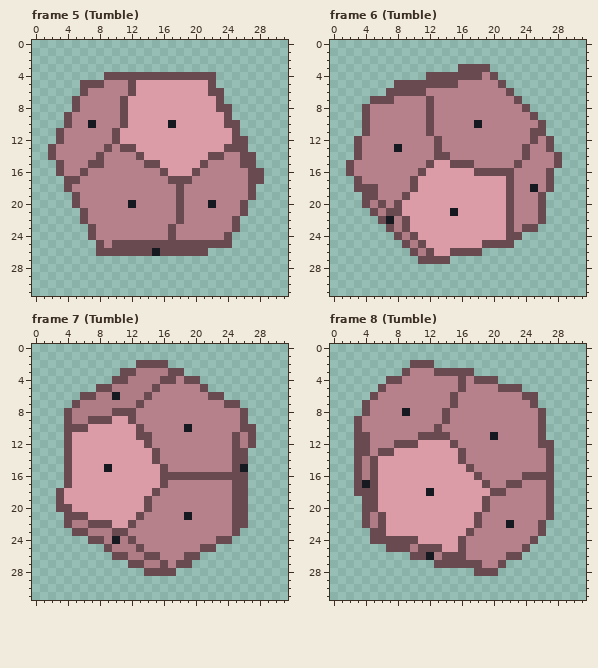
A pixel-art file gets an edit: assets/source/aseprite/rolls/d12.aseprite. The picture above was drawn from the file before the commit.
32x32 pixels, 24 frames. Colours within 5 levels of each other are drawn and written as one. Shown: frame 5 (Tumble), frame 6 (Tumble), frame 7 (Tumble), frame 8 (Tumble). The commit also changed other frames, which this record leaves out.
Once edited:
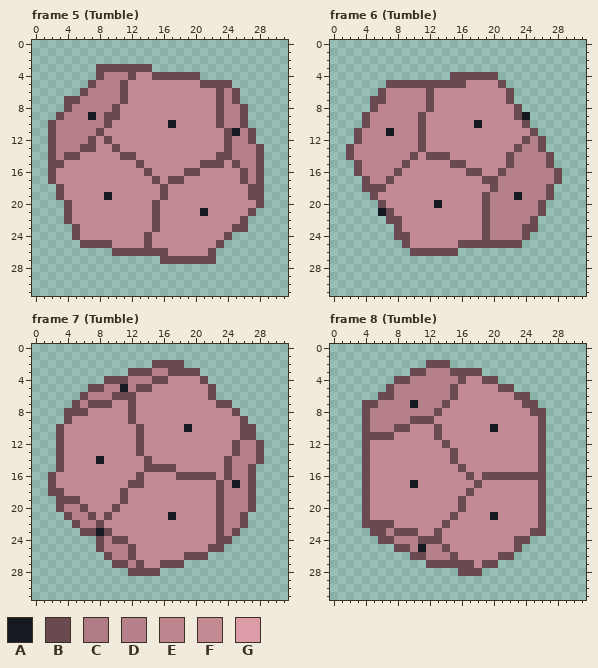
Palette (. is transparent): A #171921  B #694a50  C #af7c85  D #b6818a  E #bd868f  F #c38a94  G #dc9ca7
Edits made:
Changed rows in their new state; - is an unchanged pixel.
Frame 5 (Tumble):
first column x 2:
 3 ------BBBBBBB--------------
 4 ------BDDD-FF------..------
 5 ----.-D--BFFFFFFFFFB-BB----
 6 ---------BFFFFFFFFFFF-DB---
 7 --B-------FFFFFFFFFFF-DB---
 8 --BD----BFFFFFFFFFFFF-DDB--
 9 -BD--A-BBFFFFFFFFFFFFBDDB--
10 BDD--D-BFFFFFFF-FFFFFBDDB--
11 BD----BFFFFFFFFFFFFFFFBADB-
12 BD---BFBFFFFFFFFFFFFFFBDDB-
13 ----BBFFBFFFFFFFFFFFFF-DDDB
14 --BBFFFFFBBFFFFFFFFFF-B-DDB
15 B-FFFFFFFFFBFFFFFFF-BBFBDDB
16 BFFFFFFFFFFFBFFFFB-FFFFFBD-
17 BFFFFFFFFFFFFBF--FFFFFFFBD-
18 -BFFFFFFFFFFFFBFFFFFFFFFF-B
19 -BFFFFFAFFFFFFBFFFFFFFFFF-B
20 --BFFFFFFFFFFBFFFFFFFFFFFFB
21 --BFFFFFFFFFFBFFFFFAFFFFFB-
22 --BFFFFFFFFFFBFFFFFFFFFFB--
23 ---BFFFFFFFFFBFFFFFFFFF-B--
24 ---BFFFFFFFFBFFFFFFFFF-----
25 ----BB-BFFFF-FFFFFFFF-.----
26 ------..-----B-FFFFFB------
27 --------------BBBBBBB------
Frame 6 (Tumble):
first column x 2:
 3 --------------....---------
 4 ----------...----B---------
 5 -----B--------BFFFF--------
 6 ----BEEEEEBFFFFFFFFF-------
 7 -----EEEEE-FFFFFFFFFB.-----
 8 --.BEEEEEE-FFFFFFFFFFB.----
 9 ---EEEEEEBFFFFFFFFFFFBA.---
10 ---EEEEEEBFFFFFF-FFFFFB..--
11 -BEEEAEEEBFFFFFFFFFFFFF-.--
12 --EEEEEEEBFFFFFFFFFFFFBDB.-
13 BEEEEEEEEBFFFFFFFFFFFBD-B.-
14 BEEEEEEEBFB--FFFFFFFB-D--B.
15 .BEEEEEBFFFFF--FFFFFBD---B.
16 .BEEEEBFFFFFFFFB-FF-D----DB
17 -.BEEBFFFFFFFFFFFBBDD----DB
18 -.--BFFFFFFFFFFFFFBDD--D---
19 --.-FFFFFFFFFFFFFBDDDA--DB-
20 --..-FFFFFFAFFFFFBDDD------
21 ---.A-FFFFFFFFFFFBDDD------
22 ----.BBFFFFFFFFFFBDDD--B.--
23 -----.BFFFFFFFFFFBDDD------
24 -------BFFFFFFFFFBDDDDB----
25 --------FFFFFFBBB----B-----
26 ---------B-BB-...----------
27 ---------....--------------
Frame 7 (Tumble):
first column x 2:
 2 -----------..--BB----------
 3 ---------.-BBDD--BB--------
 4 -------B--DDDB-FFFFB-------
 5 -----B-DDADBBFFFFFFFB------
 6 -----DDDBBBFFFFFFFFF-.-----
 7 ----DBBBFFBFFFFFFFFFFB-.---
 8 ---BBFFFFF-FFFFFFFFFFFFB.--
 9 ---FFFFFFF-FFFFFFFFFFFFF---
10 -BFFFFFFFFF-FFFFF-FFFFFF---
11 -BFFFFFFFFF-FFFFFFFFFFFFB--
12 -BFFFFFFFFFBFFFFFFFFFFF-DDB
13 -BFFFFFFFFFBFFFFFFFFFFF-DDB
14 -BFFFFAFFFFFBFFFFFFFFFBDDDB
15 -BFFFFFFFFFFBB-BFFFFFFBDDB-
16 BFFFFFFFFFFBFFFF-----F-DDB-
17 BFFFFFFFFFBBFFFFFFFFFB-ADB-
18 B-FFFFFFFBFFFFFFFFFFFB-DDB-
19 --BBFFFFFBFFFFFFFFFFFB-DDB-
20 --DDBFFFBFFFFFFFFFFFFB-DDB-
21 ---DDBFBFFFFFFFAFFFFFB-D---
22 --.BDD-FFFFFFFFFFFFFFB-D---
23 ---.-BABFFFFFFFFFFFFFB-----
24 -----.-DBBFFFFFFFFFFF------
25 ------BDDDBFFFFFFFFF-B-----
26 -------BDDBFFFFFF--B-------
27 --------BBD-FF-B-.---------
28 ----------BB--..-----------
Frame 8 (Tumble):
first column x 3:
 2 -------..-BB-------------
 3 ------.BB-DD---B---------
 4 ----.-B-------FF---------
 5 ---.B-------BFFFFF--.----
 6 --.BB--------FFFFFFFB-.--
 7 --B----A---BFFFFFFFFFB---
 8 ------D---BFFFFFFFFFFFB--
 9 .B-----BBBFFFFFFFFFFFFF--
10 .B---BBFFF-FFFFFFAFFFFF--
11 .-BBBFFFFF-FFFFFFFFFFFF--
12 .-FFFFFFFFFBFFFFFFFFFFF-.
13 .-FFFFFFFFFFBFFFFFFFFFFB.
14 .BFFFFFFFFFFBFFFFFFFFFFB.
15 .BFFFFFFFFFFFBFFFFFFFFFB.
16 .BFFFFFFFFFFFFBFBBBBB---.
17 .BFFFFFAFFFFFFFBFFFFFFFB.
18 .-FFFFFFFFFFFFBFFFFFFFFB.
19 --FFFFFFFFFFFBFFFFFFFFFB.
20 --FFFFFFFFFFFBFFFFFFFFFB.
21 --FFFFFFFFFFBFFFFAFFFFFB.
22 --B-BFFFFFFBFFFFFFFFFFF--
23 ----DBBBFFBFFFFFFFFFFFB--
24 --.--DDDBBBFFFFFFFFFBB.--
25 ----.--DADDBFFFFFFFFB.---
26 ---------DDD-FFFFFB-.----
27 ---------B-----FBB.------
28 -------------BB-..-------
Changed places in both pictures, as pixel boxes (x1, y1, x2, y2):
changed: (48, 64, 264, 264)
changed: (346, 64, 562, 264)
changed: (48, 360, 264, 576)
changed: (354, 360, 554, 576)
